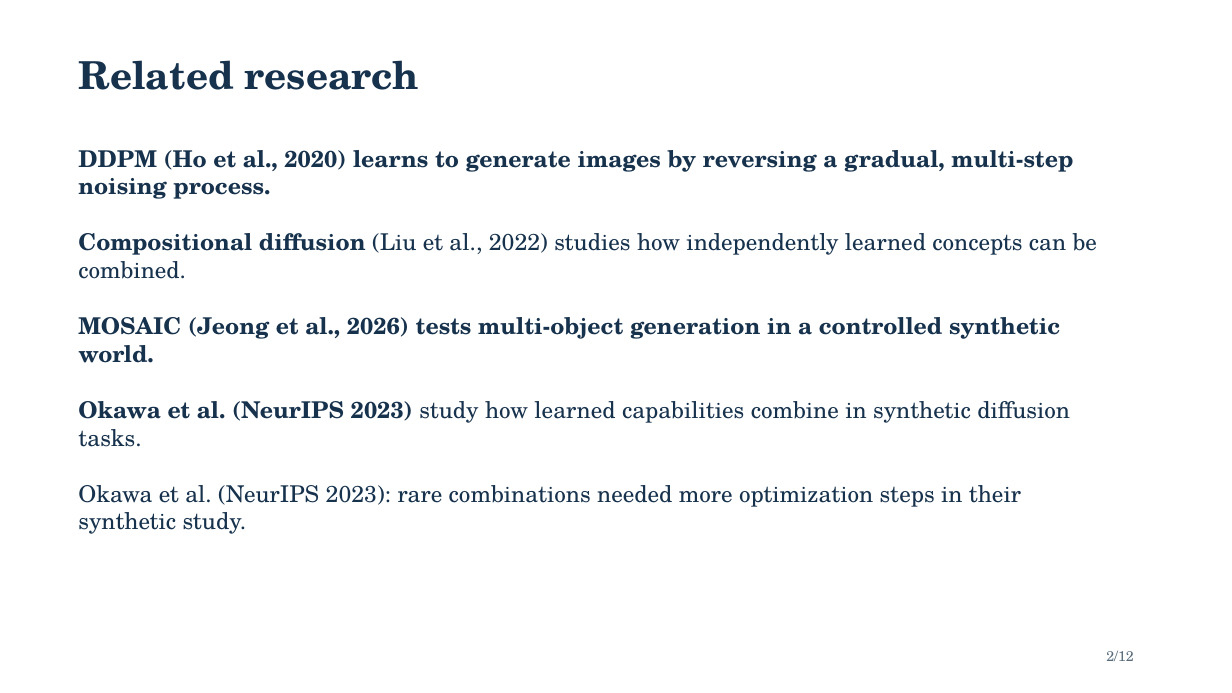
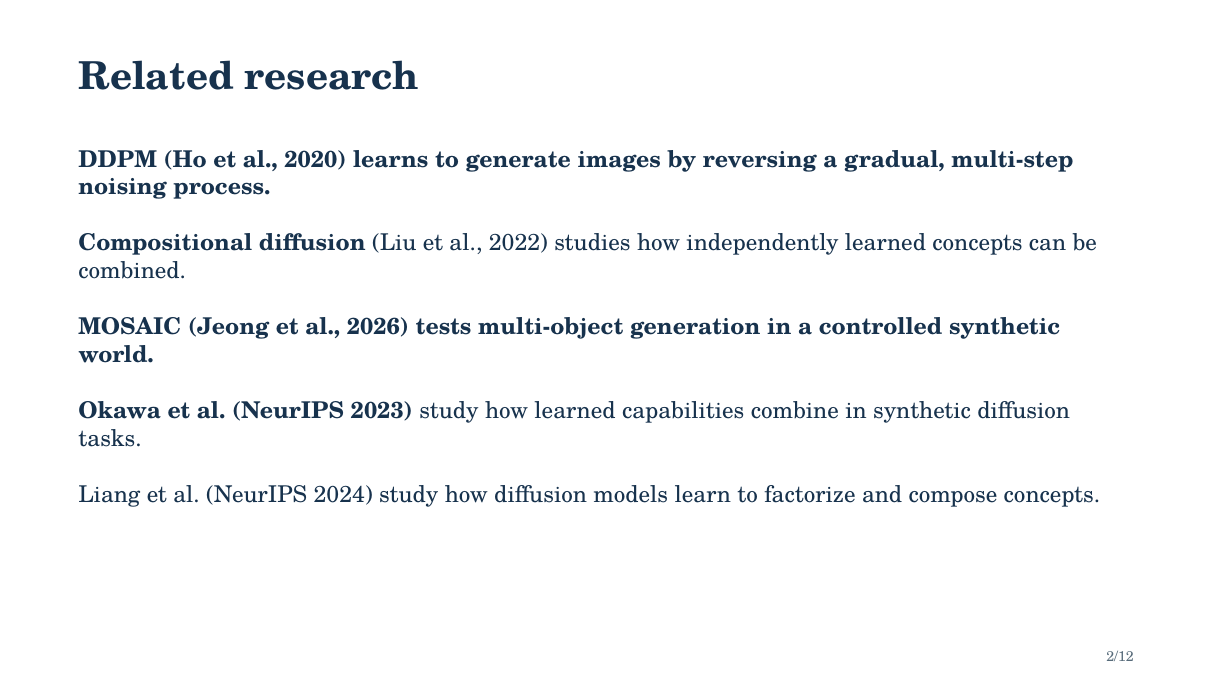
Before and after one commit to Space-Dev0/muadib, a slide deck: slide 2 of presentation/powerpoint/submission-final.pptx. Drawn at 1232x693 pixels with LibreOffice and Linux fonts; fonts in the diff are those of the drawing. Boxes give left, top, right and bottom in pixels: in the first picture for what was removed or moved away, otherwise in the second. Text is boxed around its words. In the diff, an @@ line names an element or a change of style, - is before the commit and + after.

```diff
--- a/presentation/powerpoint/submission-final.pptx
+++ b/presentation/powerpoint/submission-final.pptx
@@ text at [78,485,1101,507]: text changed @@
-Okawa et al. (NeurIPS 2023): rare combinations needed more optimization steps in their synthetic study.
+Liang et al. (NeurIPS 2024) study how diffusion models learn to factorize and compose concepts.
```
Also in this commit, not shown: 1 other file.
